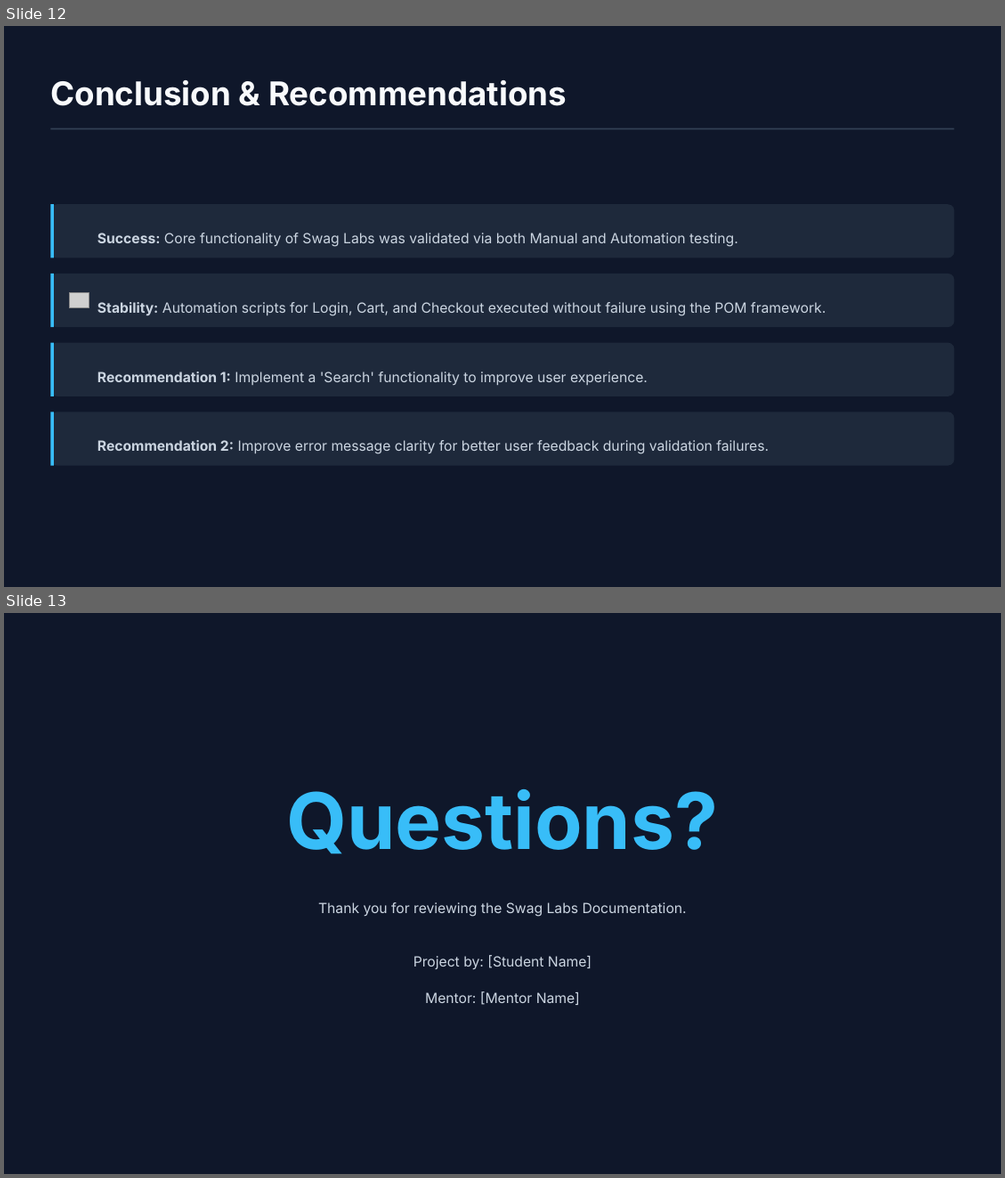
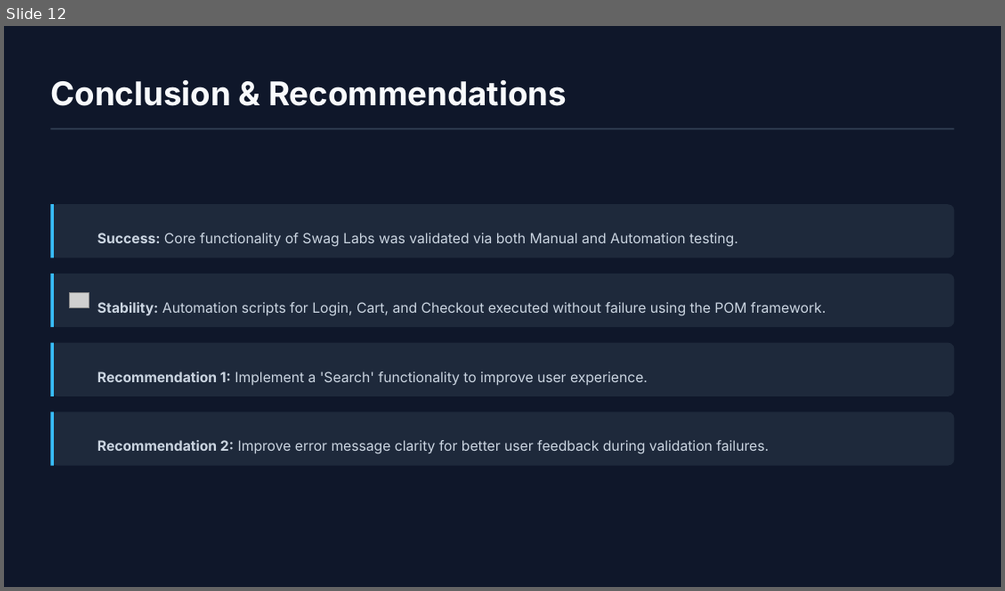
Before and after one commit to nhahub/NHA-052, a slide deck: Swag Labs Testing & Automation.pptx. Shown one above the other, each under a label of ours: slides 12 and 13 before the commit, slide 12 after it. The pictures are 1005x1178 and 1005x591 pixels, drawn with LibreOffice and Linux fonts; fonts in the diff are those of the drawing; grey boxes stand for pictures; background and template pictures are left out. Boxes give left, top, right and bottom in pixels: in the first picture for what was removed or moved away, otherwise in the second. Text is boxed around its words. In the diff, an @@ line names an element or a change of style, - is before the commit and + after.

```diff
--- a/Swag Labs Testing & Automation.pptx
+++ b/Swag Labs Testing & Automation.pptx
@@ slide 13 removed at [4,613,1001,1174], background picture (left out) @@
@@ text removed at [286,789,718,854] @@
-Questions?
@@ text removed at [318,902,687,916] @@
-Thank you for reviewing the Swag Labs Documentation.
@@ text removed at [413,955,591,970] @@
-Project by: [Student Name]
@@ text removed at [425,991,580,1005] @@
-Mentor: [Mentor Name]
```
Also in this commit, not shown: 4 slides changed, 1 slide added, 1 other slide removed, 1 other file.
